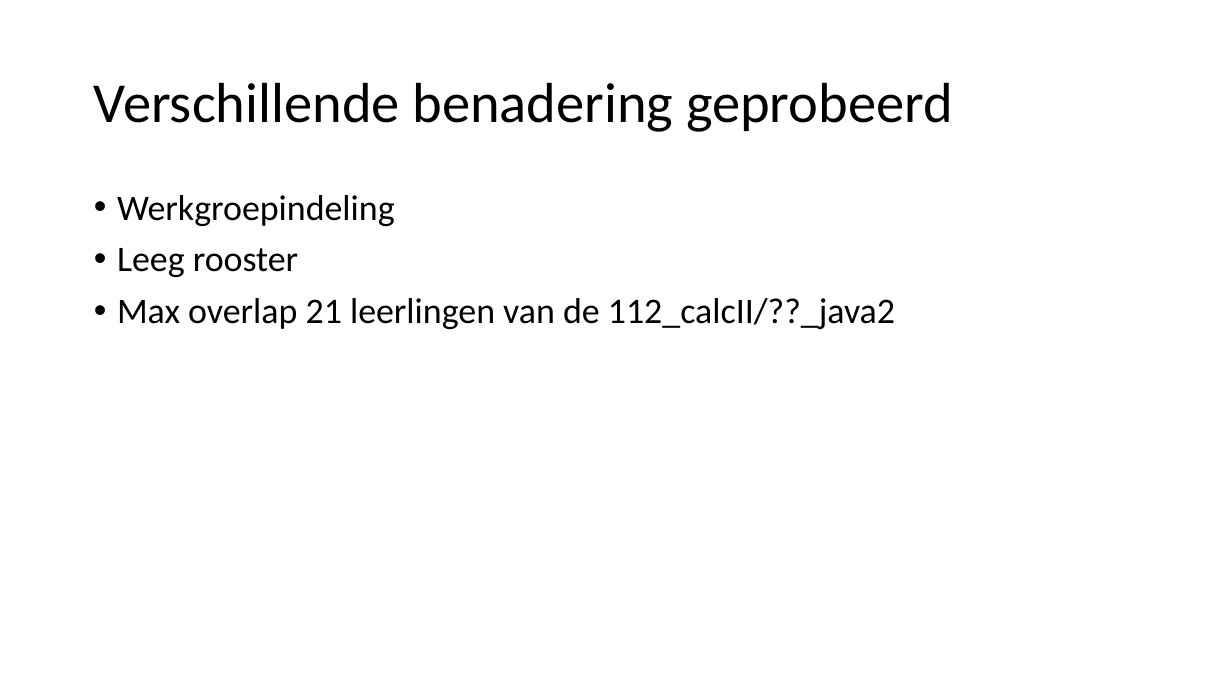
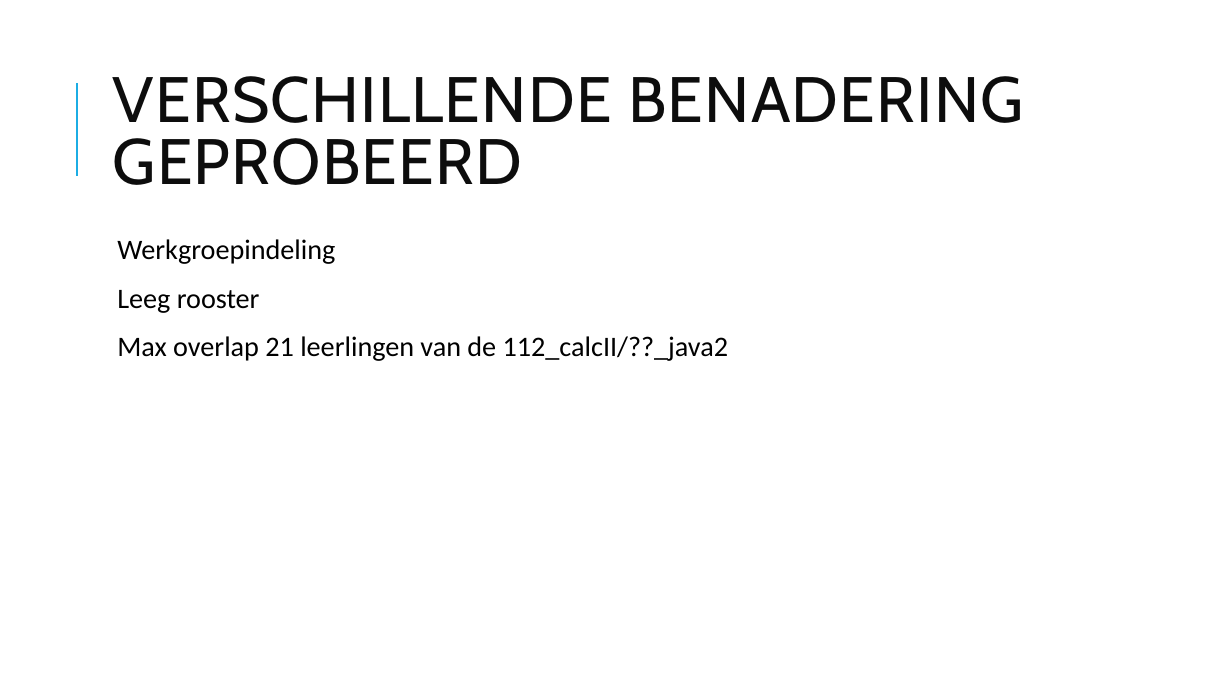
Before and after one commit to popoiopo/Heuristieken, a slide deck: slide 4 of voorstellen.pptx. Drawn at 1232x693 pixels with LibreOffice and Linux fonts; fonts in the diff are those of the drawing. Boxes give left, top, right and bottom in pixels: in the first picture for what was removed or moved away, otherwise in the second. Text is boxed around its words. In the diff, an @@ line names an element or a change of style, - is before the commit and + after.

```diff
--- a/voorstellen.pptx
+++ b/voorstellen.pptx
@@ line added from (77, 176) to (77, 83), #1CADE4 1.5 pt @@
@@ title at bbox=[113, 76, 1023, 185]: text changed; size 44 to 50 pt; font Calibri to Cabin; text colour #000000 to #0D0D0D @@
-Verschillende benadering geprobeerd
+VERSCHILLENDE BENADERING GEPROBEERD
@@ text "Werkgroepindeling": place and size @@
-text "Werkgroepindeling" at bbox=[117, 195, 895, 329]
+text "Werkgroepindeling" at bbox=[117, 239, 728, 361]
@@ text "Werkgroepindeling" at bbox=[117, 239, 728, 361]: size 28 to 22 pt; bullet • to  ; more space between paragraphs @@
```
Also in this commit, not shown: 5 other slides changed, 1 slide added, 2 slides removed, 1 other file.
